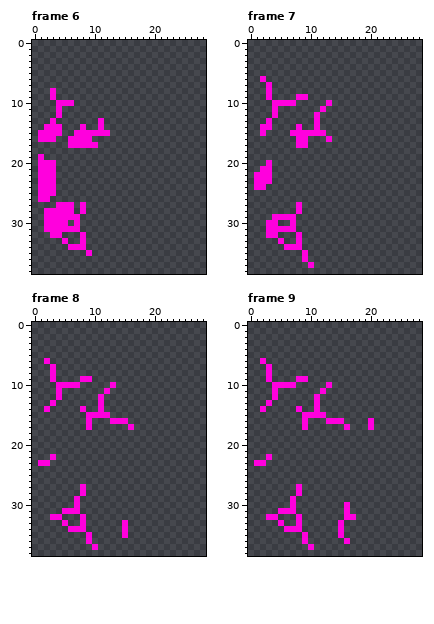
Two states of a pixel-art file, Sprites/desert_chime_mask.aseprite. Above is the file before it was changed.
29x39 pixels, 15 frames. Shown: frame 6, frame 7, frame 8, frame 9. The commit also changed other frames, which this record leaves out.
New version:
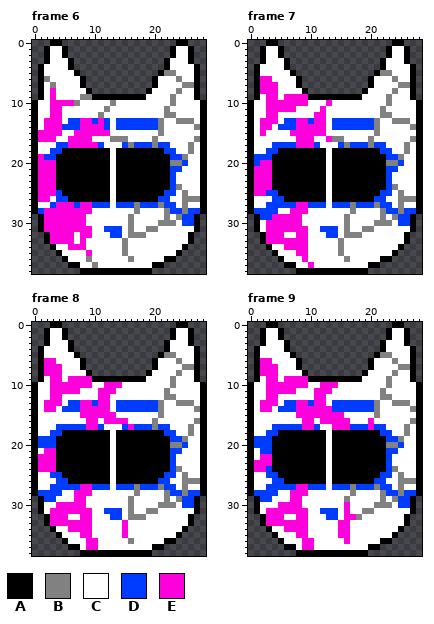
Palette (. is transparent): A #000000  B #818181  C #ffffff  D #003cff  E #ff00dd
What changed:
layer "Layer" now shown
layer "Layer 2" now shown
Changed rows in their new state; - is an unchanged pixel.
Frame 6, layers "Layer 3", "Layer 2", "Layer":
first column x 0:
 0 ---AA-------------------AA---
 1 --ACCA-----------------ACCA--
 2 --ACCA-----------------ACCA--
 3 --ACCCA---------------ACCCA--
 4 -ACCCCA---------------ACCCCA-
 5 -ACCCCCA-------------ABBCCCA-
 6 -ABCCCCCA-----------ACCCBCCA-
 7 -ACBCCCCA-----------ACCCCBBA-
 8 -AC-CCCCCA---------ACCCCBCCA-
 9 -AC-CCCCBBAAAAAAAAACCCCBCCCA-
10 ACCE---BCCCCCBCCCCCCCCCBCCCCA
11 ACCE-CCCCCCCBCCCCCCCCCBCCCCCA
12 ACCE-CCCCCCBCCCCCCCCCCBBCCCCA
13 ACE-ECDDEED-DCDDDDDDDBCCBBBCA
14 AC---DDD-EE-DCDDDDDDDBCCCCCBA
15 A----CC------CCCCCCCCBCCCCCCA
16 A---CC----CCCBBBCCCCBCCCCCCBA
17 ACCCDD-----DCCCDBDDDBDDCCCBCA
18 ACCDDAAAAAAAACAAAAAAAADDCCBCA
19 A-DDAAAAAAAAACAAAAAAAAADDBCCA
20 A---AAAAAAAAACAAAAAAAAABBDCCA
21 A---AAAAAAAAACAAAAAAAAADDCCCA
22 A---AAAAAAAAACAAAAAAAAADCCCCA
23 A---AAAAAAAAACAAAAAAAAADCCCCA
24 A---AAAAAAAAACAAAAAAAAADBCCCA
25 A---DAAAAAAAACAAAAAAAADDCBCCA
26 A--CDDAAAAAAACAAAAAAADDCCBBBA
27 ACCD---D-EDDDCDDDBDDDBDDCBCCA
28 AD-----E-ECCCCCCCBCCCCBDDBDDA
29 -A------ECCCCCCCBCCCCCBCBDDA-
30 -A----E-ECCCCCCCBCCCCBBBCDDA-
31 -A------EECCDDDCBCCBBCCCCCCA-
32 --A--EEC-ECCCDDCBBBCCCCCCCA--
33 --AEE-EC-CCCCCCBCCCCCCCCCCA--
34 ---ACC---CCCCCCBCCCCCCCCCA---
35 ----ACCCC-CCCCCBCCCCCCCCA----
36 -----ACCCBCCCCCCBCCCCCAA-----
37 ------AACCBCCCCCCCCCAA-------
38 --------AAAAAAAAAAAA---------
Frame 7, layers "Layer 3", "Layer 2", "Layer":
first column x 0:
 0 ---AA-------------------AA---
 1 --ACCA-----------------ACCA--
 2 --ACCA-----------------ACCA--
 3 --ACCCA---------------ACCCA--
 4 -ACCCCA---------------ACCCCA-
 5 -ACCCCCA-------------ABBCCCA-
 6 -A-ECCCCA-----------ACCCBCCA-
 7 -AE-ECCCA-----------ACCCCBBA-
 8 -AE-ECCCCA---------ACCCCBCCA-
 9 -AC-ECEE--AAAAAAAAACCCCBCCCA-
10 ACCE----EECCC-CCCCCCCCCBCCCCA
11 ACCE-EEECCCC-CCCCCCCCCBCCCCCA
12 ACCE-CCCCCC-ECCCCCCCCCBBCCCCA
13 ACE-ECDDEED-ECDDDDDDDBCCBBBCA
14 AC--CDDD-EE-ECDDDDDDDBCCCCCBA
15 AC-CCCC------CCCCCCCCBCCCCCCA
16 ACCCCCCC--ECC-BBCCCCBCCCCCCBA
17 ACCCDDDD--EDCCCDBDDDBDDCCCBCA
18 ACCDDAAAAAAAACAAAAAAAADDCCBCA
19 ADDDAAAAAAAAACAAAAAAAAADDBCCA
20 ADE-AAAAAAAAACAAAAAAAAABBDCCA
21 AE--AAAAAAAAACAAAAAAAAADDCCCA
22 A---AAAAAAAAACAAAAAAAAADCCCCA
23 A---AAAAAAAAACAAAAAAAAADCCCCA
24 A--EAAAAAAAAACAAAAAAAAADBCCCA
25 AEEDDAAAAAAAACAAAAAAAADDCBCCA
26 ACCCDDAAAAAAACAAAAAAADDCCBBBA
27 ACCDDDDD-EDDDCDDDBDDDBDDCBCCA
28 ADDDDCCE-ECCCCCCCBCCCCBDDBDDA
29 -ADD----ECCCCCCCBCCCCCBCBDDA-
30 -AC--EE-ECCCCCCCBCCCCBBBCDDA-
31 -AC-----EECCDDDCBCCBBCCCCCCA-
32 --A--ECC-ECCCDDCBBBCCCCCCCA--
33 --AEE-EE-ECCCCCBCCCCCCCCCCA--
34 ---ACC---ECCCCCBCCCCCCCCCA---
35 ----ACCCE-CCCCCBCCCCCCCCA----
36 -----ACCC-CCCCCCBCCCCCAA-----
37 ------AACC-CCCCCCCCCAA-------
38 --------AAAAAAAAAAAA---------
Frame 8, layers "Layer 3", "Layer 2", "Layer":
first column x 0:
 0 ---AA-------------------AA---
 1 --ACCA-----------------ACCA--
 2 --ACCA-----------------ACCA--
 3 --ACCCA---------------ACCCA--
 4 -ACCCCA---------------ACCCCA-
 5 -ACCCCCA-------------ABBCCCA-
 6 -A-ECCCCA-----------ACCCBCCA-
 7 -AE-ECCCA-----------ACCCCBBA-
 8 -AE-ECCCCA---------ACCCCBCCA-
 9 -AC-ECEE--AAAAAAAAACCCCBCCCA-
10 ACCE----EECCE-ECCCCCCCCBCCCCA
11 ACCE-EEECCCE-ECCCCCCCCBCCCCCA
12 ACCE-CCCCCC-ECCCCCCCCCBBCCCCA
13 ACE-ECDDEED-ECDDDDDDDBCCBBBCA
14 AC-ECDDD-EE-ECDDDDDDDBCCCCCBA
15 ACCCCCCCE----ECCCCCCCBCCCCCCA
16 ACCCCCCCC-ECE---CCCCBCCCCCCBA
17 ACCCDDDDD-EDCCCD-DDDBDDCCCBCA
18 ACCDDAAAAAAAACAAAAAAAADDCCBCA
19 ADDDAAAAAAAAACAAAAAAAAADDBCCA
20 ADDDAAAAAAAAACAAAAAAAAABBDCCA
21 ACEEAAAAAAAAACAAAAAAAAADDCCCA
22 AEE-AAAAAAAAACAAAAAAAAADCCCCA
23 A--EAAAAAAAAACAAAAAAAAADCCCCA
24 AEEEAAAAAAAAACAAAAAAAAADBCCCA
25 ACCDDAAAAAAAACAAAAAAAADDCBCCA
26 ACCCDDAAAAAAACAAAAAAADDCCBBBA
27 ACCDDDDD-EDDDCDDDBDDDBDDCBCCA
28 ADDDDCCE-ECCCCCCCBCCCCBDDBDDA
29 -ADDCCC-ECCCCCCCBCCCCCBCBDDA-
30 -ACCEEE-ECCCCCCCBCCCCBBBCDDA-
31 -ACEE---EECCDDDCBCCBBCCCCCCA-
32 --A--ECC-ECCCDDCBBBCCCCCCCA--
33 --AEE-EE-ECCCCC-CCCCCCCCCCA--
34 ---ACC---ECCCCC-CCCCCCCCCA---
35 ----ACCCE-CCCCC-CCCCCCCCA----
36 -----ACCC-ECCCCCBCCCCCAA-----
37 ------AACE-CCCCCCCCCAA-------
38 --------AAAAAAAAAAAA---------
Frame 9, layers "Layer 3", "Layer 2", "Layer":
first column x 0:
 0 ---AA-------------------AA---
 1 --ACCA-----------------ACCA--
 2 --ACCA-----------------ACCA--
 3 --ACCCA---------------ACCCA--
 4 -ACCCCA---------------ACCCCA-
 5 -ACCCCCA-------------ABBCCCA-
 6 -A-ECCCCA-----------ACCCBCCA-
 7 -AE-ECCCA-----------ACCCCBBA-
 8 -AE-ECCCCA---------ACCCCBCCA-
 9 -AC-ECEE--AAAAAAAAACCCCBCCCA-
10 ACCE----EECCE-ECCCCCCCCBCCCCA
11 ACCE-EEECCCE-ECCCCCCCCBCCCCCA
12 ACCE-CCCCCC-ECCCCCCCCCBBCCCCA
13 ACE-ECDDEED-ECDDDDDDDBCCBBBCA
14 AC-ECDDD-EE-EEDDDDDDDBCCCCCBA
15 ACCCCCCCE----EEECCCCCBCCCCCCA
16 ACCCCCCCC-ECE---ECCC-CCCCCCBA
17 ACCCDDDDD-EDCCEE-DDD-DDCCCBCA
18 ACCDDAAAAAAAACAAAAAAAADDCCBCA
19 ADDDAAAAAAAAACAAAAAAAAADDBCCA
20 ADDDAAAAAAAAACAAAAAAAAABBDCCA
21 ACDDAAAAAAAAACAAAAAAAAADDCCCA
22 ACE-AAAAAAAAACAAAAAAAAADCCCCA
23 A--EAAAAAAAAACAAAAAAAAADCCCCA
24 AEEDAAAAAAAAACAAAAAAAAADBCCCA
25 ACCDDAAAAAAAACAAAAAAAADDCBCCA
26 ACCCDDAAAAAAACAAAAAAADDCCBBBA
27 ACCDDDDD-EDDDCDDDBDDDBDDCBCCA
28 ADDDDCCE-ECCCCCCCBCCCCBDDBDDA
29 -ADDCCC-ECCCCCCCBCCCCCBCBDDA-
30 -ACCCEE-ECCCCCCC-CCCCBBBCDDA-
31 -ACEE---EECCDDDC-CCBBCCCCCCA-
32 --A--ECC-ECCCDDC--BCCCCCCCA--
33 --AEE-EE-ECCCCC-ECCCCCCCCCA--
34 ---ACC---ECCCCC-ECCCCCCCCA---
35 ----ACCCE-CCCCC-ECCCCCCCA----
36 -----ACCC-ECCCCC-CCCCCAA-----
37 ------AACE-CCCCCCCCCAA-------
38 --------AAAAAAAAAAAA---------
